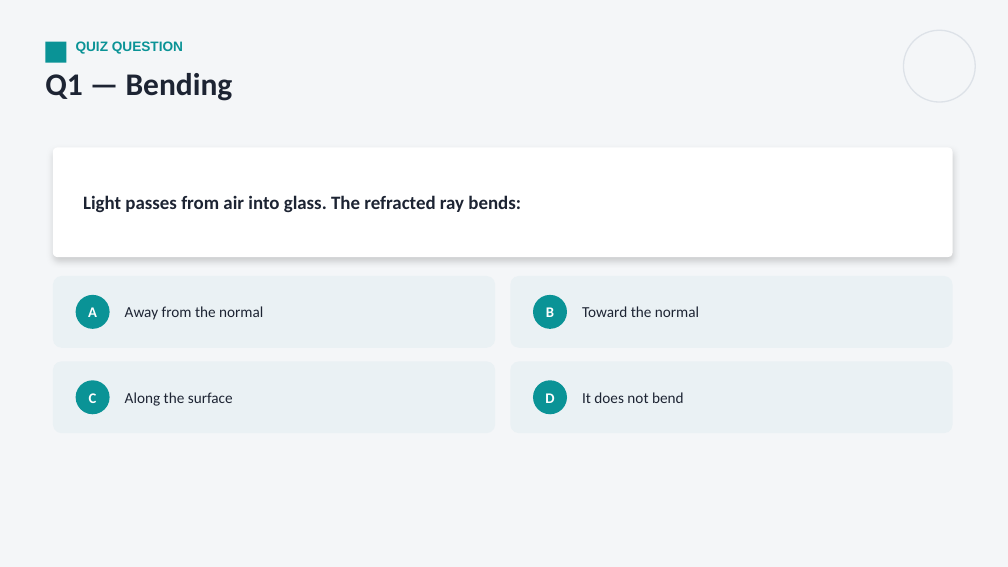
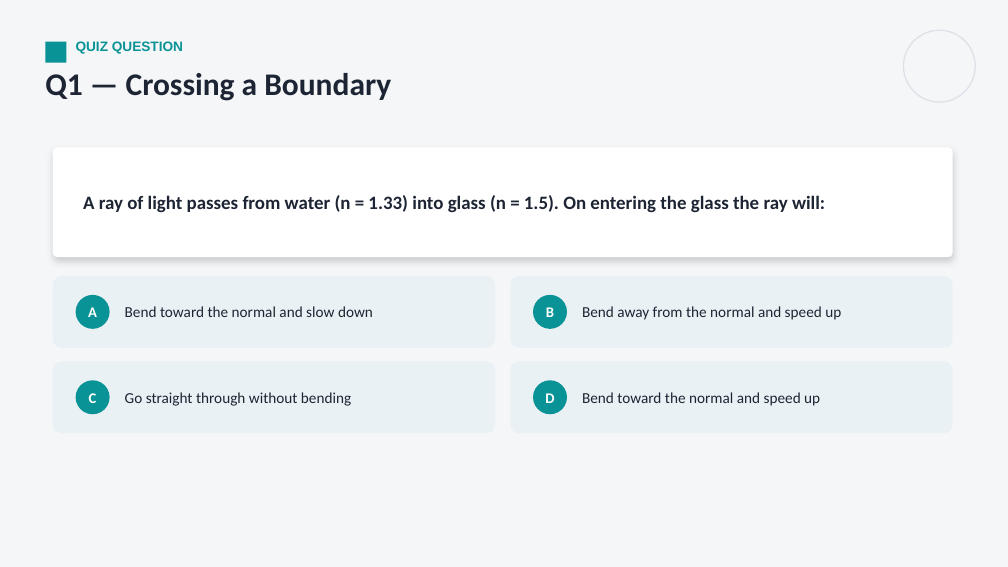
Before and after one commit to parmeshwars2911/MyFirstAR, a slide deck: slide 14 of ppt/Grade10/G10_S34_Refraction_at_Plane_Surfaces_1.pptx. Drawn at 1008x567 pixels with LibreOffice and Linux fonts; fonts in the diff are those of the drawing. Boxes give left, top, right and bottom in pixels: in the first picture for what was removed or moved away, otherwise in the second. Text is boxed around its words. In the diff, an @@ line names an element or a change of style, - is before the commit and + after.

```diff
--- a/ppt/Grade10/G10_S34_Refraction_at_Plane_Surfaces_1.pptx
+++ b/ppt/Grade10/G10_S34_Refraction_at_Plane_Surfaces_1.pptx
@@ text at (x1=45, y1=73, x2=391, y2=101): text changed @@
-Q1 — Bending
+Q1 — Crossing a Boundary
@@ text at (x1=83, y1=195, x2=825, y2=213): text changed @@
-Light passes from air into glass. The refracted ray bends:
+A ray of light passes from water (n = 1.33) into glass (n = 1.5). On entering the glass the ray will:
@@ text at (x1=125, y1=306, x2=373, y2=317): text changed @@
-Away from the normal
+Bend toward the normal and slow down
@@ text at (x1=582, y1=306, x2=841, y2=320): text changed @@
-Toward the normal
+Bend away from the normal and speed up
@@ text at (x1=125, y1=392, x2=351, y2=406): text changed @@
-Along the surface
+Go straight through without bending
@@ text at (x1=582, y1=392, x2=820, y2=406): text changed @@
-It does not bend
+Bend toward the normal and speed up
```
Also in this commit, not shown: 10 other slides changed, 1 slide added, 1 slide removed, 14 other files.
